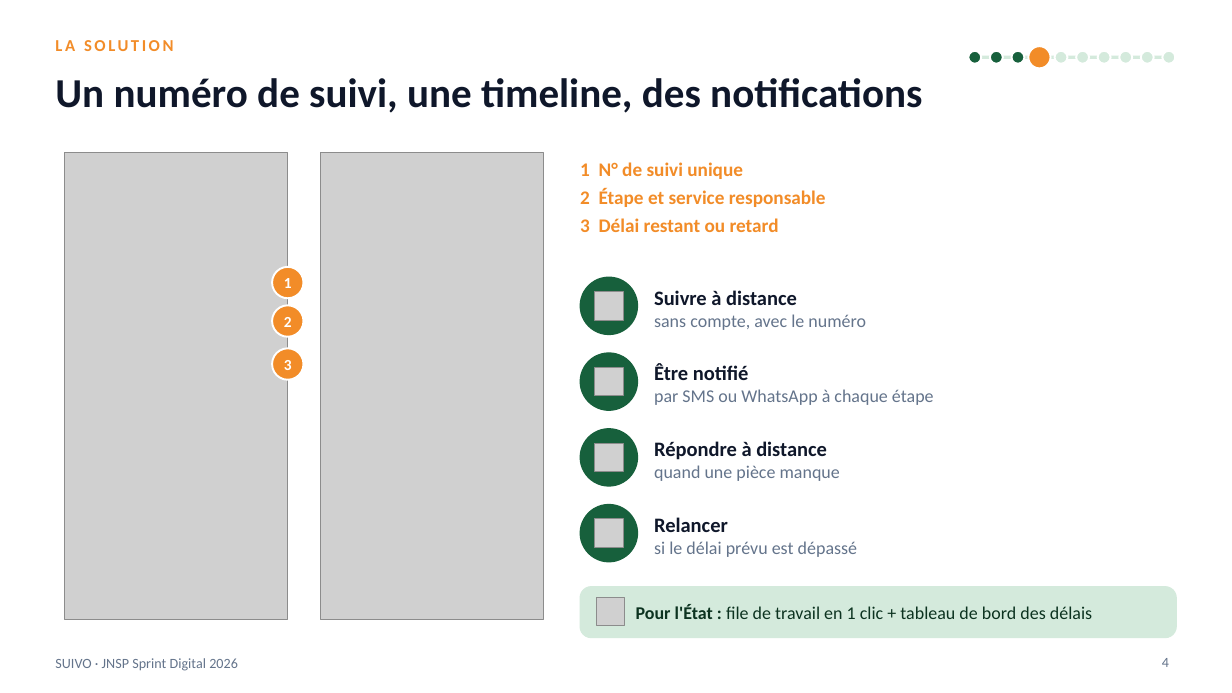
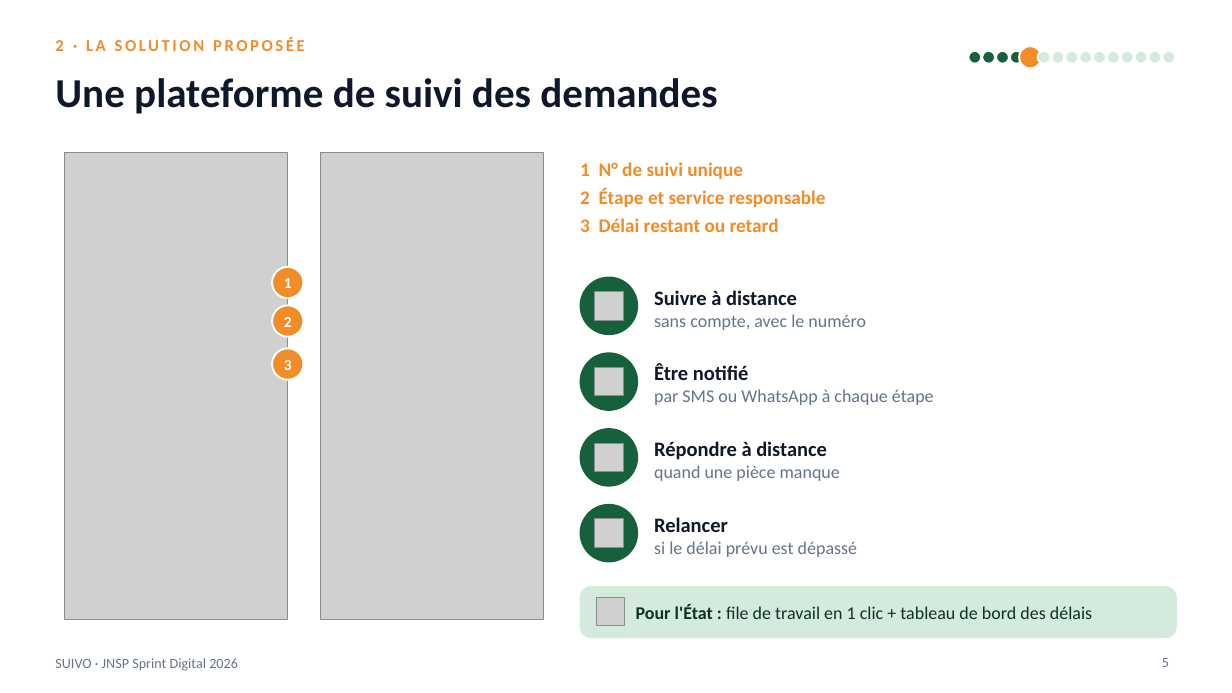
Before and after one commit to karl94/blog, a slide deck: slide 5 of jnsp-sprint-digital/08-pitch-deck/SUIVO-pitch-illustre.pptx (slide 4 before the commit). Drawn at 1232x693 pixels with LibreOffice and Linux fonts; fonts in the diff are those of the drawing; grey boxes stand for pictures. Boxes give left, top, right and bottom in pixels: in the first picture for what was removed or moved away, otherwise in the second. Text is boxed around its words. In the diff, an @@ line names an element or a change of style, - is before the commit and + after.

```diff
--- a/jnsp-sprint-digital/08-pitch-deck/SUIVO-pitch-illustre.pptx
+++ b/jnsp-sprint-digital/08-pitch-deck/SUIVO-pitch-illustre.pptx
@@ text at [55,38,305,51]: text changed @@
-LA SOLUTION
+2 · LA SOLUTION PROPOSÉE
@@ ellipse added at [982,51,995,64], fill #17603C, outline #FFFFFF 1.5 pt @@
@@ ellipse: place and size @@
-ellipse at [990,51,1003,64]
+ellipse at [996,51,1009,64]
@@ ellipse: place and size @@
-ellipse at [1029,46,1051,68]
+ellipse at [1019,46,1042,68]
@@ ellipse added at [1038,51,1051,64], fill #D4EADC, outline #FFFFFF 1.5 pt @@
@@ ellipse added at [1066,51,1079,64], fill #D4EADC, outline #FFFFFF 1.5 pt @@
@@ ellipse: place and size @@
-ellipse at [1098,51,1111,64]
+ellipse at [1093,51,1106,64]
@@ ellipse added at [1107,51,1120,64], fill #D4EADC, outline #FFFFFF 1.5 pt @@
@@ ellipse: place and size @@
-ellipse at [1141,51,1154,64]
+ellipse at [1135,51,1148,64]
@@ ellipse added at [1149,51,1162,64], fill #D4EADC, outline #FFFFFF 1.5 pt @@
@@ title at [55,78,717,114]: text changed @@
-Un numéro de suivi, une timeline, des notifications
+Une plateforme de suivi des demandes
@@ page number at [1162,658,1169,667]: text changed @@
-4
+5
```
Also in this commit, not shown: 9 other slides changed, 5 slides added, 4 other files.
